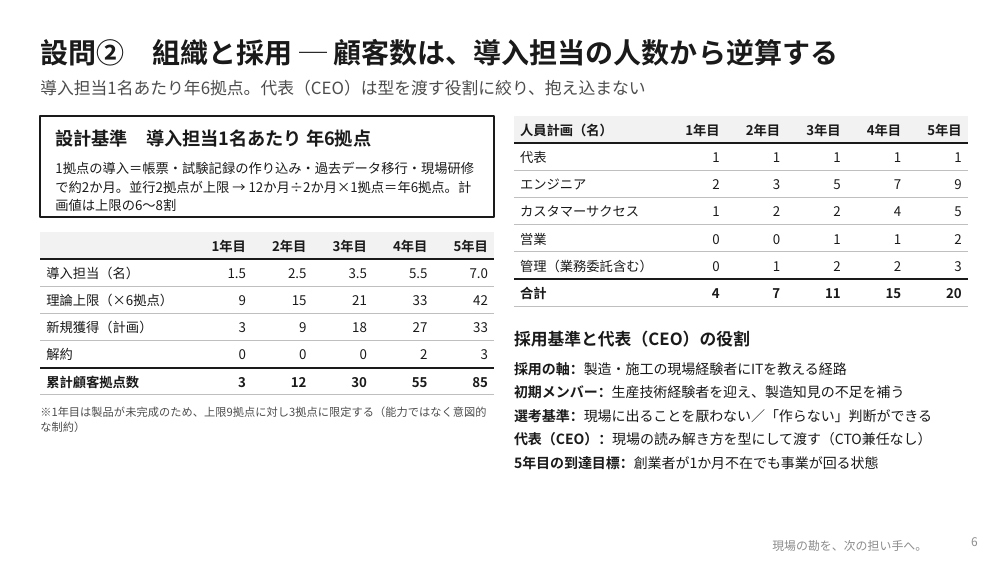
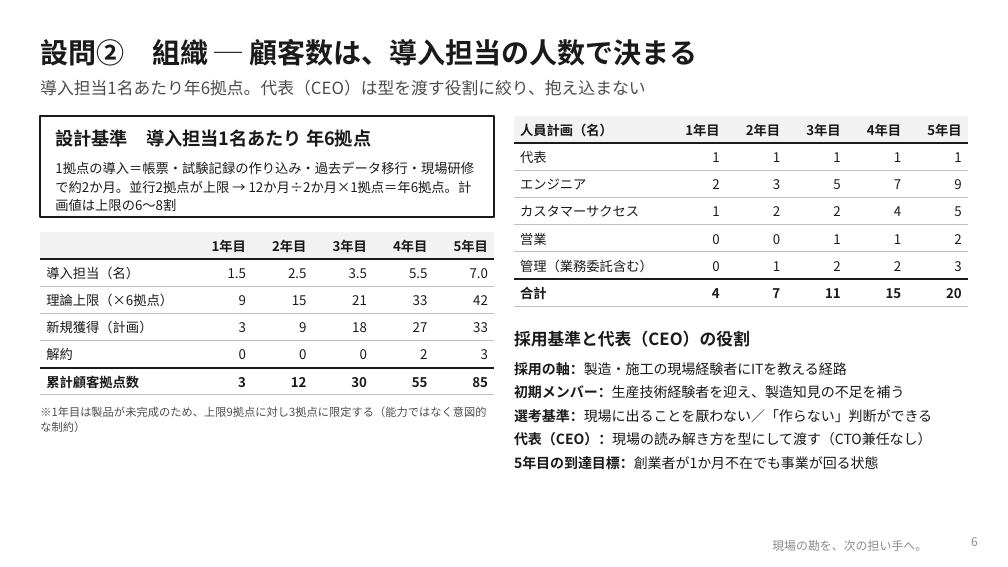
Before and after one commit to SEITOSHIKI/-ai-commute-audio-, a slide deck: slide 6 of deck/セルフマネジメント課題_事業構想プレゼン.pptx. Drawn at 1008x567 pixels with LibreOffice and Linux fonts; fonts in the diff are those of the drawing; background and template pictures are left out. Boxes give left, top, right and bottom in pixels: in the first picture for what was removed or moved away, otherwise in the second. Text is boxed around its words. In the diff, an @@ line names an element or a change of style, - is before the commit and + after.

```diff
--- a/deck/セルフマネジメント課題_事業構想プレゼン.pptx
+++ b/deck/セルフマネジメント課題_事業構想プレゼン.pptx
@@ text at bbox=[40, 39, 698, 66]: text changed @@
-設問② 組織と採用 ─ 顧客数は、導入担当の人数から逆算する
+設問② 組織 ─ 顧客数は、導入担当の人数で決まる
```
Also in this commit, not shown: 5 other slides changed, 1 slide added, 1 slide removed, 4 other files.
